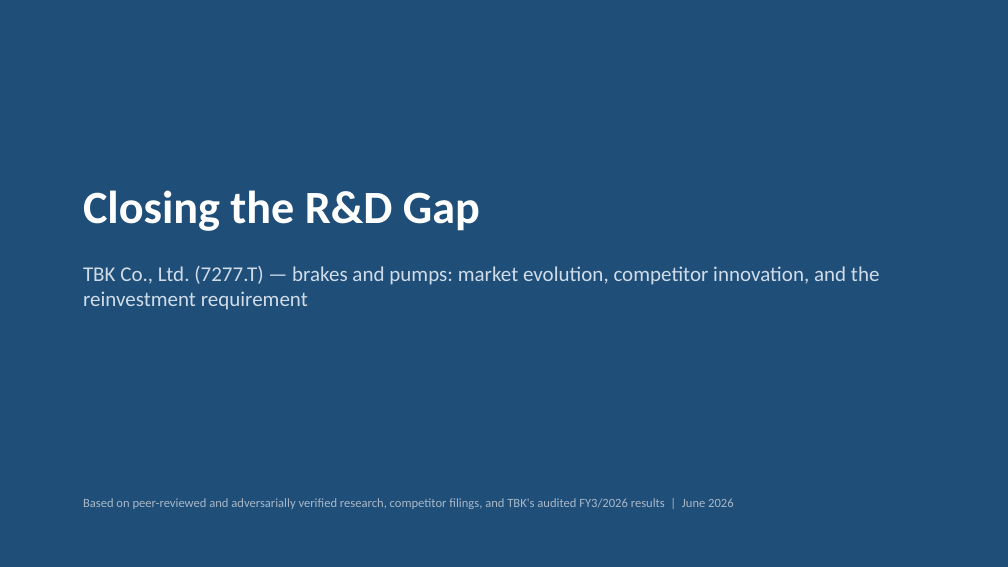
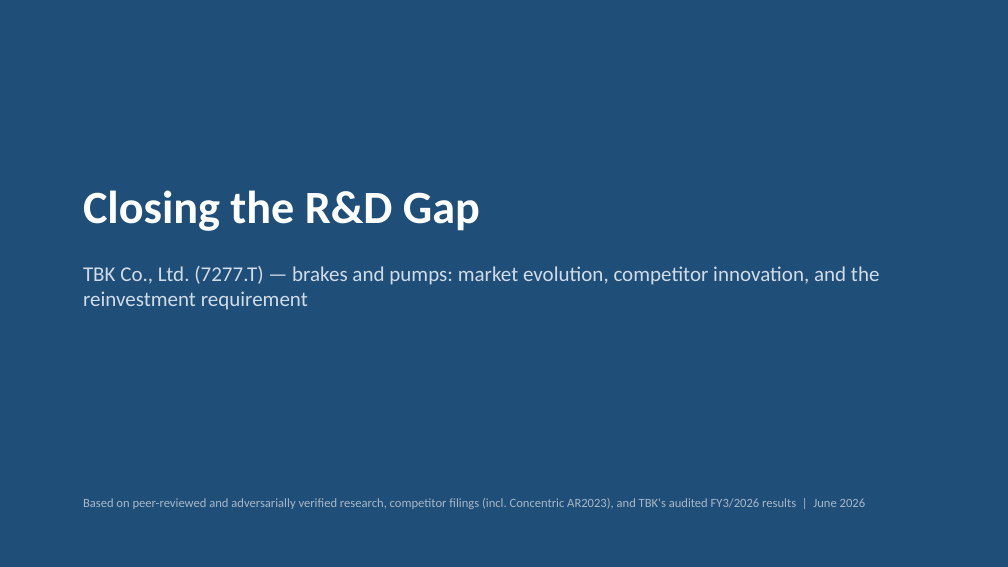
Before and after one commit to charette-lab/Claude, a slide deck: slide 1 of TBK_rd_gap_slides.pptx. Drawn at 1008x567 pixels with LibreOffice and Linux fonts; fonts in the diff are those of the drawing. Boxes give left, top, right and bottom in pixels: in the first picture for what was removed or moved away, otherwise in the second. Text is boxed around its words. In the diff, an @@ line names an element or a change of style, - is before the commit and + after.

```diff
--- a/TBK_rd_gap_slides.pptx
+++ b/TBK_rd_gap_slides.pptx
@@ text at (83, 498, 866, 509): text changed @@
-Based on peer-reviewed and adversarially verified research, competitor filings, and TBK's audited FY3/2026 results | June 2026
+Based on peer-reviewed and adversarially verified research, competitor filings (incl. Concentric AR2023), and TBK's audited FY3/2026 results | June 2026
```
Also in this commit, not shown: 4 other slides changed, 4 other files.
